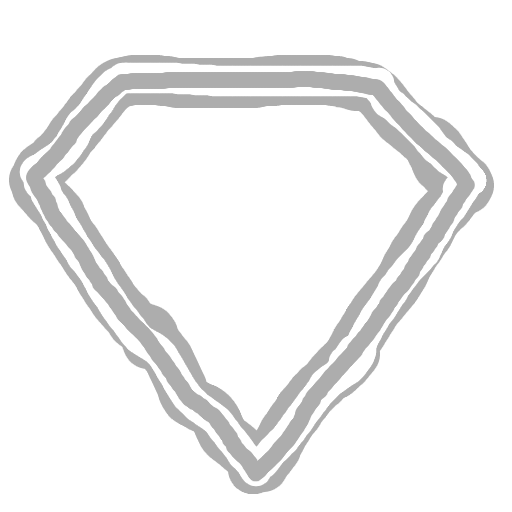
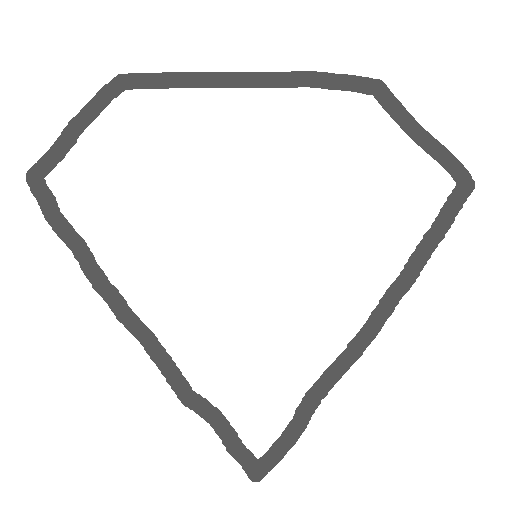
Revision of a layered 512 x 512 image; what changed, layer by layer:
painted on "BrownSymbol.png" over bbox(26, 71, 475, 482)
hid "Layer" over bbox(19, 62, 487, 487)
hid "Layer #1" over bbox(9, 55, 494, 494)
